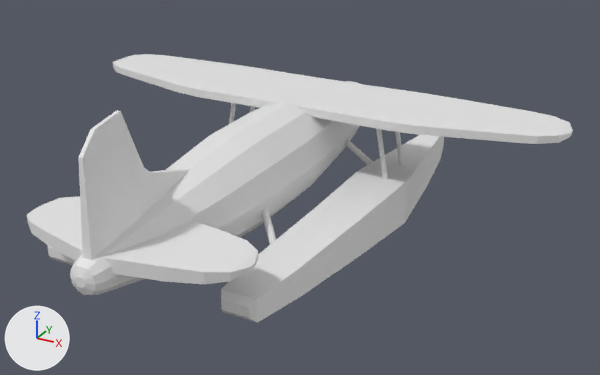
The Blender file Assets/Mesh/Other Game Assets/SeaPlane.blend as it was, and as the next commit left it.
Both versions are drawn from a 50 mm lens placed at (8.82, -14.37, 9.51), pointed at (0.85, 0.13, 2.26). Arrows for +X, +Y and +Z are at lower left; the lights stay in place.
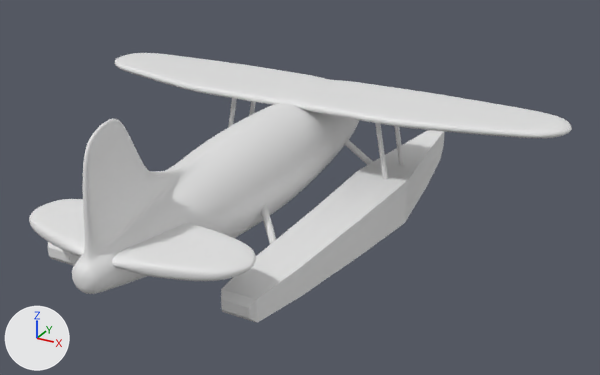
Diff of the bpy script that builds the scene:
```diff
--- a/Assets/Mesh/Other Game Assets/SeaPlane.blend.py
+++ b/Assets/Mesh/Other Game Assets/SeaPlane.blend.py
@@ me_cylinder @@
 # used by ob_cylinder; location = (-0.02, 0.0, 2.73); rotation_euler = (1.571, 0.0, 0.0), in degrees (90, 0, 0); scale = (0.74, 0.74, 0.74)
-me_cylinder.from_pydata(...)  # 191 vertices, 174 faces; spans x -1.47..1.47, y -1.49..3.35, z -6.28..7.76
+me_cylinder.from_pydata(...)  # 209 vertices, 192 faces; spans x -1.47..1.47, y -1.49..3.35, z -6.28..7.76
+# me_cylinder part 1
+# 4 faces are deleted
+# 18 vertices are added at x -0.23..0.19, y 0.55..3.15, z 4.4..7.27
+# 4 new faces join them, mat_material_005 (white #e7e7e7)
+# 18 new faces join them, mat_material_006 (white #e7e7e7)
+me_cylinder.materials.append(mat_material_005)  # white #e7e7e7
+me_cylinder.materials.append(mat_material_006)  # white #e7e7e7
@@ me_cube_003 @@
 # used by ob_cube_002; location = (0.0, 2.23, 3.61); scale = (0.854, 1.12, 0.311)
-me_cube_003.from_pydata(...)  # 32 vertices, 29 faces; spans x -6.96..0.0, y -1.03..1.03, z -0.22..0.4
+me_cube_003.from_pydata(...)  # 64 vertices, 61 faces; spans x -6.96..0.0, y -1.03..1.03, z -0.22..0.45
+# me_cube_003 part 2
+# 14 faces are deleted
+# 27 vertices are added at x -6.79..0.0, y -0.81..0.81, z -0.22..0.45
+# 5 new vertices lie (0.0, -0.21, 0.0) away from vertices in x -3.57..0.0, y 1.0..1.01, z -0.22..0.39
+# 14 new faces join them, mat_material_002 (white #e7e7e7)
+# 32 new faces join them, mat_material_001 (white #e7e7e7)
+# me_cube_003 part 3: 15 kept faces spanning x -6.96..0.0, y -1.03..1.03, z -0.22..0.4 are now shaded smooth
+me_cube_003.materials.append(mat_material_001)  # white #e7e7e7
+me_cube_003.materials.append(mat_material_002)  # white #e7e7e7
@@ me_cube_004 @@
 # used by ob_cube_003; location = (0.0, -4.46, 2.84); scale = (1.08, 1.0, 0.138)
-me_cube_004.from_pydata(...)  # 20 vertices, 17 faces; spans x -2.19..0.0, y -0.95..1.0, z -1.0..1.02
+me_cube_004.from_pydata(...)  # 40 vertices, 37 faces; spans x -2.19..0.0, y -0.95..1.0, z -1.01..1.02
+# me_cube_004 part 4
+# 8 faces are deleted
+# 20 vertices are added at x -2.13..-0.15, y -0.76..0.83, z -1.01..1.02
+# 8 new faces join them, mat_material_004 (white #e7e7e7)
+# 20 new faces join them, mat_material_003 (white #e7e7e7)
+# me_cube_004 part 5: 9 kept faces spanning x -2.19..0.0, y -0.95..1.0, z -1.0..1.02 are now shaded smooth
+me_cube_004.materials.append(mat_material_003)  # white #e7e7e7
+me_cube_004.materials.append(mat_material_004)  # white #e7e7e7
@@ ob_cylinder @@
 ob_cylinder.scale = (0.74, 0.74, 0.74)
+_m = ob_cylinder.modifiers.new('Subdivision', 'SUBSURF')
@@ ob_cube_002 @@
 ob_cube_002 = bpy.data.objects.new('Cube.002', me_cube_003)
-ob_cube_002.location = (0.0, 2.23, 3.61)
+ob_cube_002.location = (0.0, 2.23, 3.69)
 ob_cube_002.scale = (0.854, 1.12, 0.311)
 _m = ob_cube_002.modifiers.new('Mirror', 'MIRROR')
+_m = ob_cube_002.modifiers.new('Subdivision', 'SUBSURF')
+_m.levels = 2
@@ ob_cube_003 @@
 _m = ob_cube_003.modifiers.new('Mirror', 'MIRROR')
+_m = ob_cube_003.modifiers.new('Subdivision', 'SUBSURF')
+_m.levels = 2
```

Pixel boxes (x1, y1, x2, y2) of what changed, in the pictures (600 x 375 px):
'Cylinder', reshaped, modifiers changed
    before: (70, 81, 360, 295)
    after: (72, 103, 359, 294)
'Cube.002', reshaped, moved, modifiers changed
    before: (113, 54, 573, 144)
    after: (115, 53, 572, 138)
'Cube.003', reshaped, modifiers changed (7% shorter)
    before: (27, 196, 258, 284)
    after: (29, 199, 256, 281)
part 1 of me_cylinder, built on
    before: (82, 111, 189, 260)
    after: (86, 122, 187, 247)
part 2 of me_cube_003, built on
    before: (113, 54, 573, 136)
    after: (115, 53, 571, 138)
part 3 of me_cube_003, shading changed
    before: (113, 63, 573, 144)
    after: (115, 61, 572, 138)
part 4 of me_cube_004, built on
    before: (27, 196, 258, 272)
    after: (30, 199, 255, 281)
part 5 of me_cube_004, shading changed
    before: (27, 217, 258, 284)
    after: (29, 217, 256, 281)
